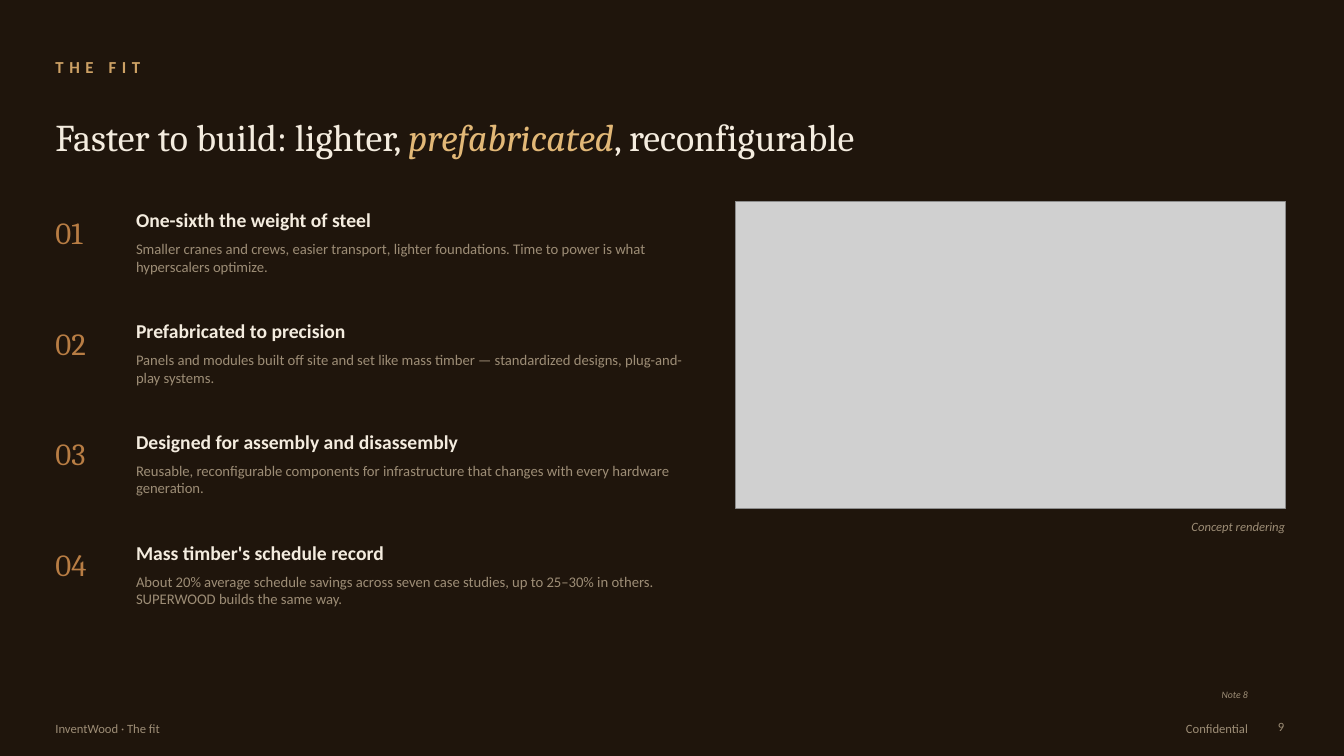
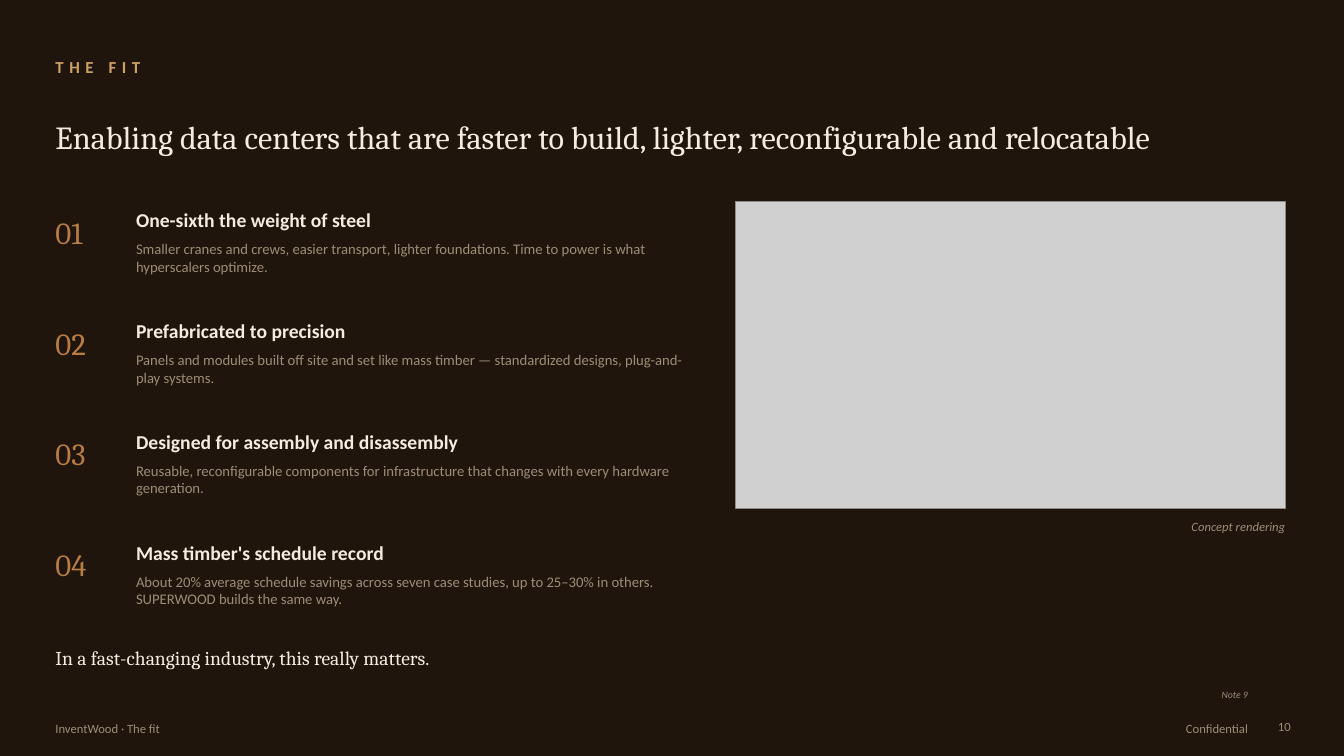
Before and after one commit to alau-hi/decks, a slide deck: slide 10 of superwood-datacenter-investor/SUPERWOOD-for-Data-Centers-Companion.pptx (slide 9 before the commit). Drawn at 1344x756 pixels with LibreOffice and Linux fonts; fonts in the diff are those of the drawing; grey boxes stand for pictures. Boxes give left, top, right and bottom in pixels: in the first picture for what was removed or moved away, otherwise in the second. Text is boxed around its words. In the diff, an @@ line names an element or a change of style, - is before the commit and + after.

```diff
--- a/superwood-datacenter-investor/SUPERWOOD-for-Data-Centers-Companion.pptx
+++ b/superwood-datacenter-investor/SUPERWOOD-for-Data-Centers-Companion.pptx
@@ text at (55,126,1150,156): text changed; size 27 to 23 pt @@
-Faster to build: lighter, prefabricated, reconfigurable
+Enabling data centers that are faster to build, lighter, reconfigurable and relocatable
@@ text added at (55,651,429,670), 14 pt, text #F4ECDF @@
+In a fast-changing industry, this really matters.
@@ page number at (1278,723,1291,731): text changed @@
-9
+10
```
Also in this commit, not shown: 14 other slides changed, 2 slides added, 6 other files.
